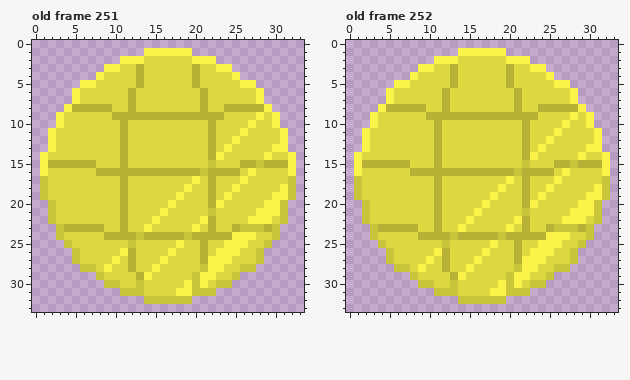
Edited in one commit: pixel-art file (assets/1x/bossBlinds.ase). Above: the version before the commit.
34x34 pixels, 294 frames. Pixels under 10% opacity are left out. Colours within 5 levels of each other are drawn and written as one. Shown: old frame 251, old frame 252. The commit also changed other frames, which this record leaves out.
And afterwards:
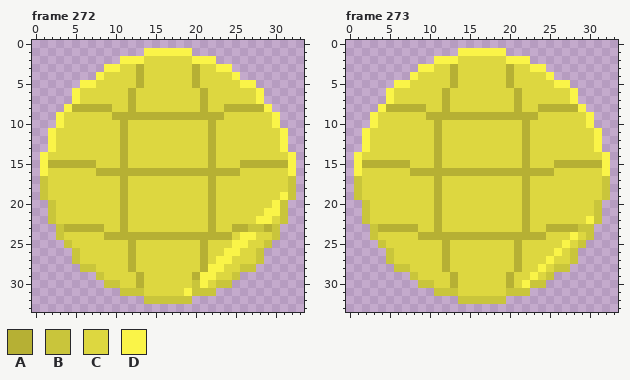
Palette (. is transparent): A #b6b034  B #c9c53b  C #ddd740  D #faf448
What changed:
frames 294 -> 315
--- frame 272 against old frame 251, layer "Layer"
@@ x 0..33 @@
  8 ....DAAAAACCACCCCCCCCACCAAAAAD....
- 9 ...DCCCCCCAAAAAAAAAAAAAACCCCDCD...
-10 ...DCCCCCCCACCCCCCCCCCACCCCDCCD...
-11 ..DCCCCCCCCACCCCCCCCCCACCCDCCCCD..
-12 ..DCCCCCCCCACCCCCCCCCCACCDCCCCCD..
-13 ..DCCCCCCCCACCCCCCCCCCACDCCCCCDD..
-14 .DCCCCCCCCCACCCCCCCCCCADCCCCCDCCD.
-15 .DAAAAAACCCACCCCCCCCCCBCCCAABAAAD.
-16 .DCCCCCCAAAAAAAAAAAAABAAAACDCCCCD.
-17 .BCCCCCCCCCACCCCCCCCDCACCCDCCCCCB.
-18 .BCCCCCCCCCACCCCCCCDCCACCDCCCCCDB.
-19 .BCCCCCCCCCACCCCCCDCCCACDCCCCCDDB.
-20 ..BCCCCCCCCACCCCCDCCCCADCCCCCDDB..
-21 ..BCCCCCCCCACCCCDCCCCCBCCCCCDDDB..
-22 ..BCCCCCCCCACCCDCCCCCDACCCCDDDCB..
-23 ...BAAAAACCACCDCCCCCDCACCABBBAB...
-24 ...BCCCCCAAAABAAAAABAAAAADDDCCB...
-25 ....BCCCCCCCBCCCCCDCCACCDDDCCB....
-26 .....BCCCCCDACCCCDCCCACDDDCCB.....
-27 .....BCCCCDCACCCDCCCCADDDCCCB.....
-28 ......BBCDCCACCDCCCCCBDDCCBB......
-29 ........BCCCCADCCCCCBDDCCB........
-30 .........BBCCBCCCCCDBDCBB.........
-31 ...........BBBCCCCDDBBB...........
+ 9 ...DCCCCCCAAAAAAAAAAAAAACCCCCCD...
+10 ...DCCCCCCCACCCCCCCCCCACCCCCCCD...
+11 ..DCCCCCCCCACCCCCCCCCCACCCCCCCCD..
+12 ..DCCCCCCCCACCCCCCCCCCACCCCCCCCD..
+13 ..DCCCCCCCCACCCCCCCCCCACCCCCCCCD..
+14 .DCCCCCCCCCACCCCCCCCCCACCCCCCCCCD.
+15 .DAAAAAACCCACCCCCCCCCCACCCAAAAAAD.
+16 .DCCCCCCAAAAAAAAAAAAAAAAAACCCCCCD.
+17 .BCCCCCCCCCACCCCCCCCCCACCCCCCCCCB.
+18 .BCCCCCCCCCACCCCCCCCCCACCCCCCCCCB.
+19 .BCCCCCCCCCACCCCCCCCCCACCCCCCCCDB.
+20 ..BCCCCCCCCACCCCCCCCCCACCCCCCCDB..
+21 ..BCCCCCCCCACCCCCCCCCCACCCCCCDDB..
+22 ..BCCCCCCCCACCCCCCCCCCACCCCCDDCB..
+23 ...BAAAAACCACCCCCCCCCCACCAABBAB...
+24 ...BCCCCCAAAAAAAAAAAAAAAACDDCCB...
+25 ....BCCCCCCCACCCCCCCCACCCDDCCB....
+26 .....BCCCCCCACCCCCCCCACCDDCCB.....
+27 .....BCCCCCCACCCCCCCCACDDCCCB.....
+28 ......BBCCCCACCCCCCCCADDCCBB......
+29 ........BCCCCACCCCCCADDCCB........
+30 .........BBCCACCCCCCBDCBB.........
+31 ...........BBBCCCCCDBBB...........
 32 ..............BBBBBB..............
--- frame 273 against old frame 252, layer "Layer"
@@ x 0..33 @@
  8 ....DAAAAACCACCCCCCCCACCAAAAAD....
- 9 ...DCCCCCCAAAAAAAAAAAAAACCCCDCD...
-10 ...DCCCCCCCACCCCCCCCCCACCCCDCCD...
-11 ..DCCCCCCCCACCCCCCCCCCACCCDCCCCD..
-12 ..DCCCCCCCCACCCCCCCCCCACCDCCCCCD..
-13 ..DCCCCCCCCACCCCCCCCCCACDCCCCCDD..
-14 .DCCCCCCCCCACCCCCCCCCCADCCCCCDCCD.
-15 .DAAAAAACCCACCCCCCCCCCBCCCAABAAAD.
-16 .DCCCCCCAAAAAAAAAAAAABAAAACDCCCCD.
-17 .BCCCCCCCCCACCCCCCCCDCACCCDCCCCCB.
-18 .BCCCCCCCCCACCCCCCCDCCACCDCCCCCDB.
-19 .BCCCCCCCCCACCCCCCDCCCACDCCCCCDDB.
-20 ..BCCCCCCCCACCCCCDCCCCADCCCCCDDB..
-21 ..BCCCCCCCCACCCCDCCCCCBCCCCCDDDB..
-22 ..BCCCCCCCCACCCDCCCCCDACCCCDDDCB..
-23 ...BAAAAACCACCDCCCCCDCACCABBBAB...
-24 ...BCCCCCAAAABAAAAABAAAAADDDCCB...
-25 ....BCCCCCCCBCCCCCDCCACCDDDCCB....
-26 .....BCCCCCDACCCCDCCCACDDDCCB.....
-27 .....BCCCCDCACCCDCCCCADDDCCCB.....
-28 ......BBCDCCACCDCCCCCBDDCCBB......
-29 ........BCCCCADCCCCCBDDCCB........
-30 .........BBCCBCCCCCDBDCBB.........
-31 ...........BBBCCCCDDBBB...........
+ 9 ...DCCCCCCAAAAAAAAAAAAAACCCCCCD...
+10 ...DCCCCCCCACCCCCCCCCCACCCCCCCD...
+11 ..DCCCCCCCCACCCCCCCCCCACCCCCCCCD..
+12 ..DCCCCCCCCACCCCCCCCCCACCCCCCCCD..
+13 ..DCCCCCCCCACCCCCCCCCCACCCCCCCCD..
+14 .DCCCCCCCCCACCCCCCCCCCACCCCCCCCCD.
+15 .DAAAAAACCCACCCCCCCCCCACCCAAAAAAD.
+16 .DCCCCCCAAAAAAAAAAAAAAAAAACCCCCCD.
+17 .BCCCCCCCCCACCCCCCCCCCACCCCCCCCCB.
+18 .BCCCCCCCCCACCCCCCCCCCACCCCCCCCCB.
+19 .BCCCCCCCCCACCCCCCCCCCACCCCCCCCCB.
+20 ..BCCCCCCCCACCCCCCCCCCACCCCCCCCB..
+21 ..BCCCCCCCCACCCCCCCCCCACCCCCCCCB..
+22 ..BCCCCCCCCACCCCCCCCCCACCCCCCCDB..
+23 ...BAAAAACCACCCCCCCCCCACCAAAABB...
+24 ...BCCCCCAAAAAAAAAAAAAAAACCCDCB...
+25 ....BCCCCCCCACCCCCCCCACCCCCDCB....
+26 .....BCCCCCCACCCCCCCCACCCCDCB.....
+27 .....BCCCCCCACCCCCCCCACCCDCCB.....
+28 ......BBCCCCACCCCCCCCACCDCBB......
+29 ........BCCCCACCCCCCACCDCB........
+30 .........BBCCACCCCCCACDBB.........
+31 ...........BBBCCCCCCBBB...........
 32 ..............BBBBBB..............
